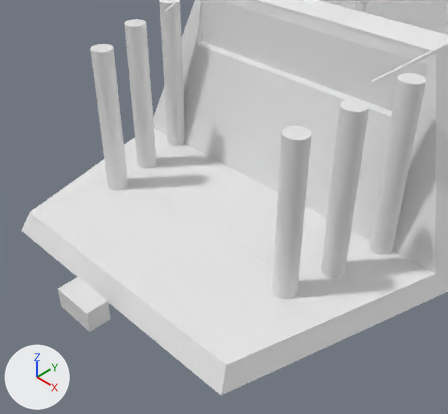
One commit to the Blender file symetry.blend: the scene before it, then after it.
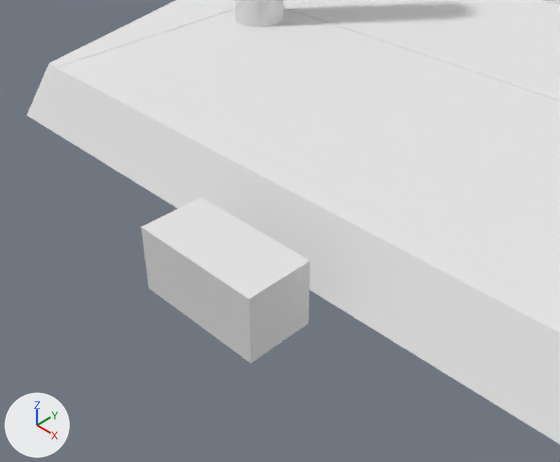
Each version appears first from a 50 mm camera at (33.5, -17.7, 35.9) aimed at (4.8, 11.0, 7.3), and next in a close-up from a 50 mm camera at (11.9, -10.0, 13.2) aimed at (0.5, 1.4, 1.9). The lights are fixed; the arrows at lower left show +X, +Y and +Z.

The first close-up shows 'Cube', 'extern', 'support2.001'.
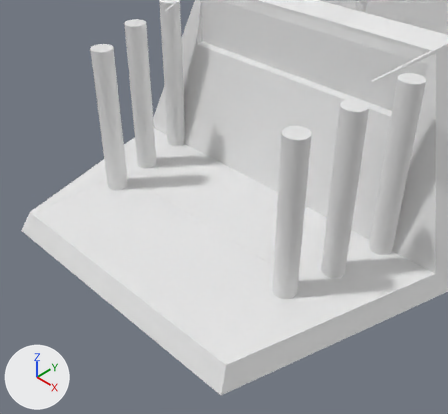
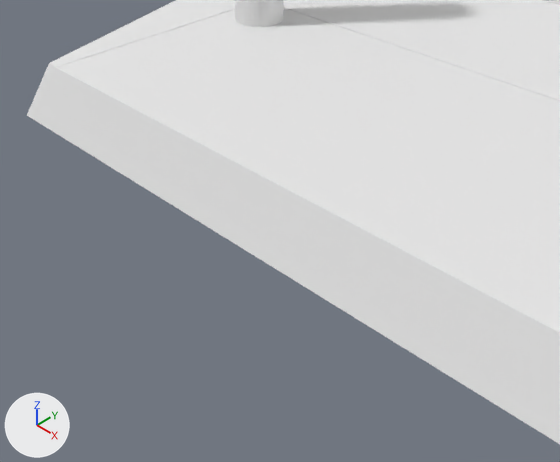
Pixel boxes (x1, y1, x2, y2) of what changed, in the close-ups (560 x 462 px):
'Cube', hidden: before (141, 197, 310, 363)

Edits to the bpy script that builds the scene:
```text
Change ob_cube:
    add ob_cube.hide_viewport = True
```
